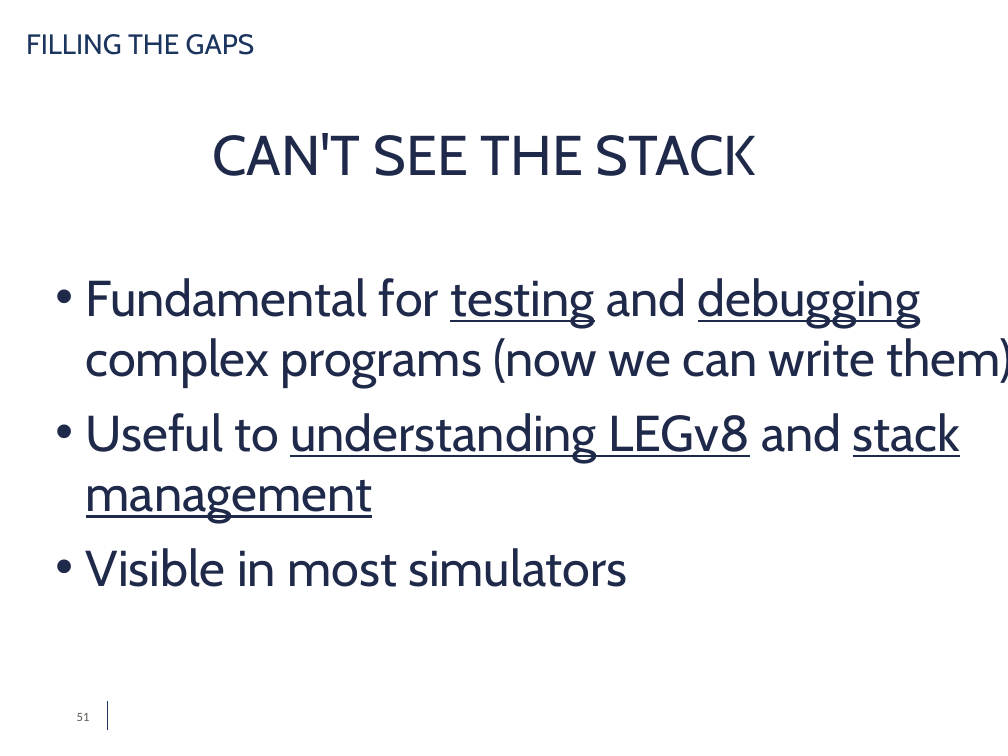
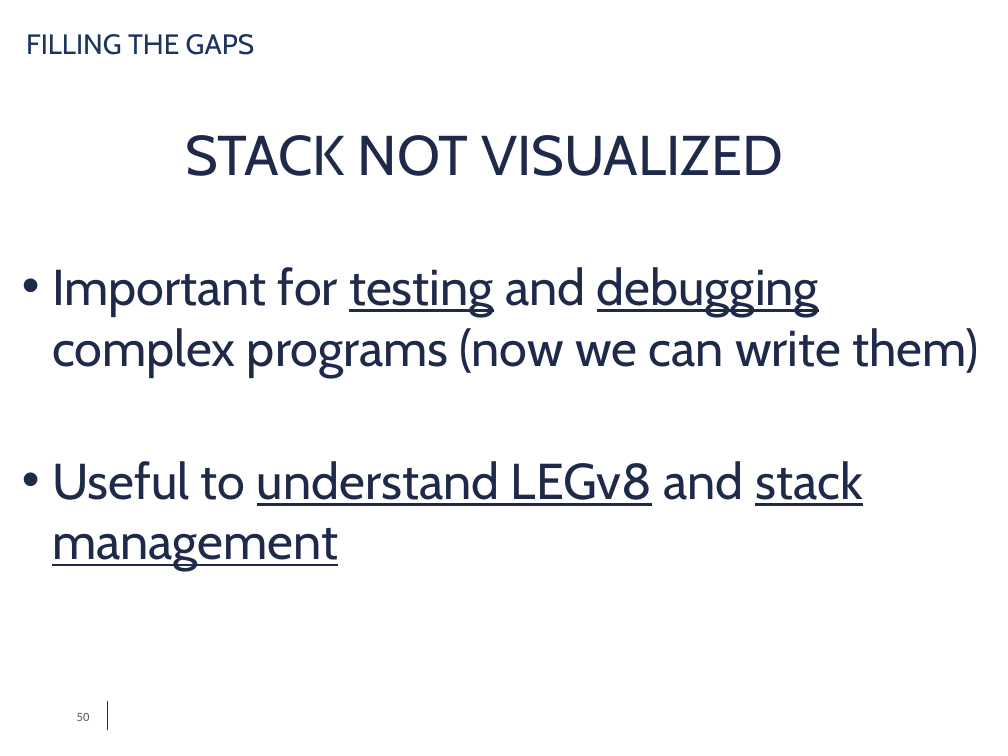
Before and after one commit to simdeistud/bachelors-thesis, a slide deck: slide 50 of SlidesDeiana4_3 -ABRIDGED.pptx (slide 51 before the commit). Drawn at 1008x756 pixels with LibreOffice and Linux fonts; fonts in the diff are those of the drawing; background and template pictures are left out. Boxes give left, top, right and bottom in pixels: in the first picture for what was removed or moved away, otherwise in the second. Text is boxed around its words. In the diff, an @@ line names an element or a change of style, - is before the commit and + after.

```diff
--- a/SlidesDeiana4_3 -ABRIDGED.pptx
+++ b/SlidesDeiana4_3 -ABRIDGED.pptx
@@ text at [185,135,783,176]: text changed @@
-CAN'T SEE THE STACK
+STACK NOT VISUALIZED
@@ text at [52,267,979,570]: text changed @@
-• Fundamental for testing and debugging complex programs (now we can write them)
-• Useful to understanding LEGv8 and stack management
-• Visible in most simulators
+• Important for testing and debugging
+  complex programs (now we can write them)
+• Useful to understand LEGv8 and stack management
@@ page number at [77,713,90,721]: text changed @@
-51
+50
```
Also in this commit, not shown: 16 other slides changed, 4 slides added, 4 slides removed, 1 other file.
